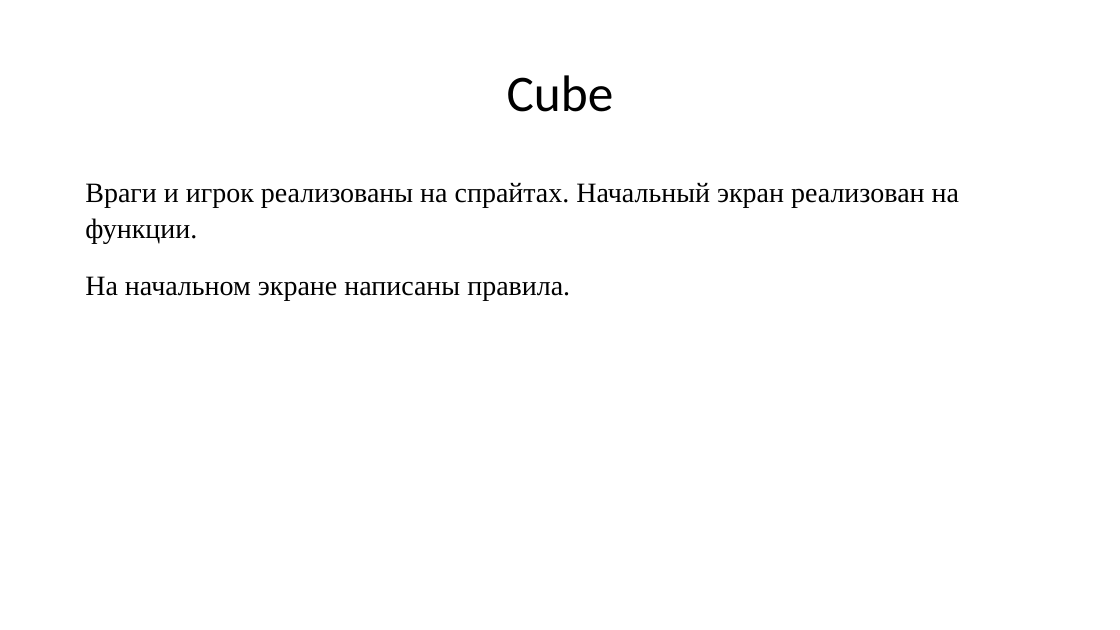
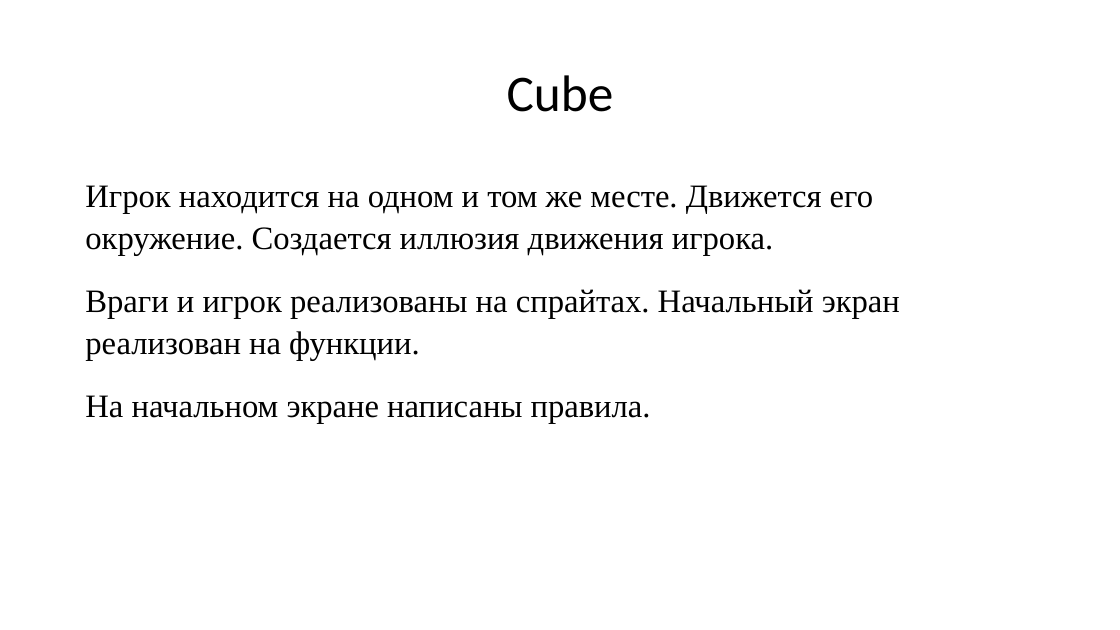
Before and after one commit to LeonKorolev2304/Cube, a slide deck: slide 5 of Презентация.pptx (slide 4 before the commit). Drawn at 1120x630 pixels with LibreOffice and Linux fonts; fonts in the diff are those of the drawing. Boxes give left, top, right and bottom in pixels: in the first picture for what was removed or moved away, otherwise in the second. Text is boxed around its words. In the diff, an @@ line names an element or a change of style, - is before the commit and + after.

```diff
--- a/Презентация.pptx
+++ b/Презентация.pptx
@@ text at (x1=85, y1=185, x2=873, y2=255): paragraph added @@
+Игрок находится на одном и том же месте. Движется его окружение. Создается иллюзия движения игрока.
@@ text at (x1=85, y1=289, x2=900, y2=423): size 24 to 28 pt in "Враги и игрок реализованы на спрайтах. Начальный ...", "На начальном экране написаны правила." @@
```
Also in this commit, not shown: 2 other slides changed, 2 slides added, 10 other files.
